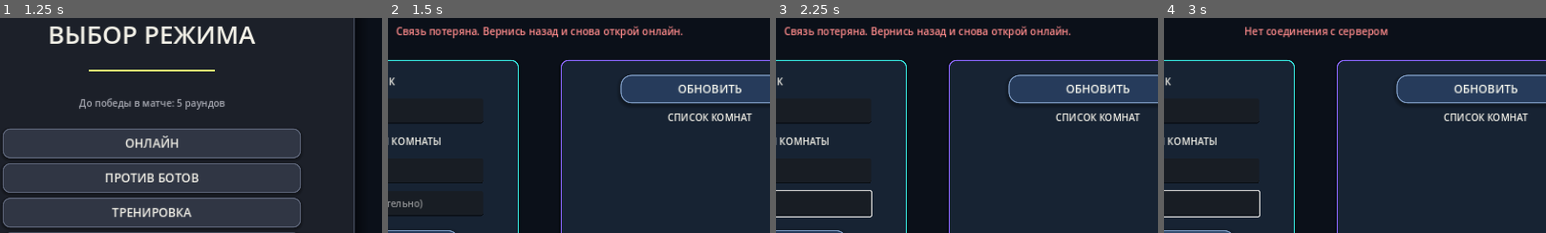
Above: before the commit, frames 1-4 (left to right).
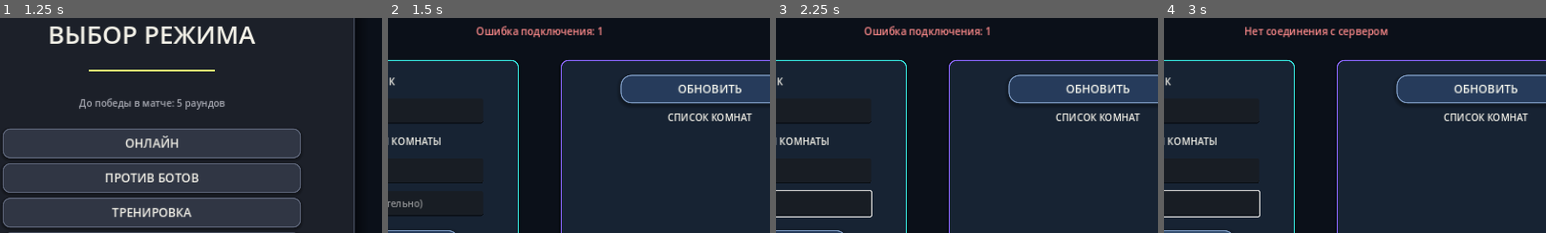
Above: after the commit, the same moments.

Repository: loslam-del/Kiwi-rounds
Game: Godot game, scene res://scenes/main.tscn
Same seed, same stepped clock (60 frames per second), same inputs: the game is played once before the commit and once after it. Sound files missing from this copy of the repository are replaced by a short silence.
Inputs (mouse positions are % of the whole screen's width and height, from its top left):
- Up to frame 1 (1.25 s): click "▶ ИГРАТЬ" at 0.5 s
- Up to frame 2 (1.5 s): click "ОНЛАЙН" at 1.25 s
- Up to frame 3 (2.25 s): click (28, 54) at 2.02 s; type "12" at 2.1 s
- Up to frame 4 (3 s): click "СОЗДАТЬ КОМНАТУ" at 2.75 s
The pictures show only the part of the screen within x 30-80%, y 11-61%; the shares and areas given below are measured in that part.

Frame 1 is identical in both runs. In frame 2, 2.0% of the frame differs, in the area x 2-78%, y 3-10%; in frame 3, 2.0%; in frame 4, nothing differs.

Commit message:
Add animated neon arena lighting

Diff:
--- a/scripts/main.gd
+++ b/scripts/main.gd
@@ -213,7 +213,17 @@
         draw_line(Vector2(gx+sway,70),Vector2(gx-sway*0.5,680),Color(0.38,0.72,0.82,0.025),1.0)
     for i in range(6):
         var gy := 520.0 + float(i) * 28.0
-        draw_line(Vector2(0,gy),Vector2(1280,gy),Color(0.45,0.72,0.84,0.035),1.0)
+        draw_line(Vector2(0,gy),Vector2(1280,gy),Color(arena_accent,0.075),1.0)
+    # Neon arena treatment: brighter perspective grid, moving scan beams and
+    # soft accent rails make every map feel like a compact cyber arena.
+    for i in range(15):
+        var gx := float(i) * 96.0 + 24.0
+        draw_line(Vector2(gx,470.0),Vector2(640.0 + (gx - 640.0) * 2.15,700.0),Color(arena_accent,0.075),1.2)
+    var scan_x := fposmod(background_time * 150.0, 1500.0) - 110.0
+    draw_line(Vector2(scan_x,470.0),Vector2(scan_x + 260.0,700.0),Color(arena_accent,0.20),2.0,true)
+    draw_line(Vector2(0.0,468.0),Vector2(1280.0,468.0),Color(arena_accent,0.13),2.0,true)
+    draw_line(Vector2(0.0,696.0),Vector2(1280.0,696.0),Color(arena_accent,0.18),3.0,true)
+    draw_circle(Vector2(640.0,470.0),220.0,Color(arena_accent,0.018))
     for i in range(8):
         var orbit := 92.0 + float(i) * 22.0
         var phase_offset := background_time * (0.16 if i % 2 == 0 else -0.12)
